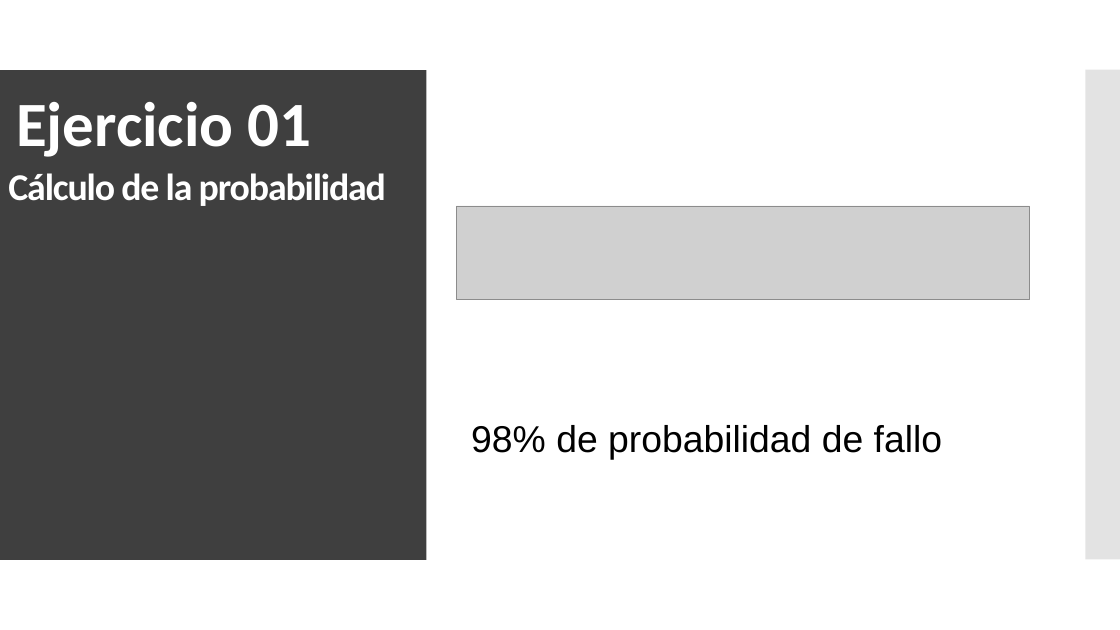
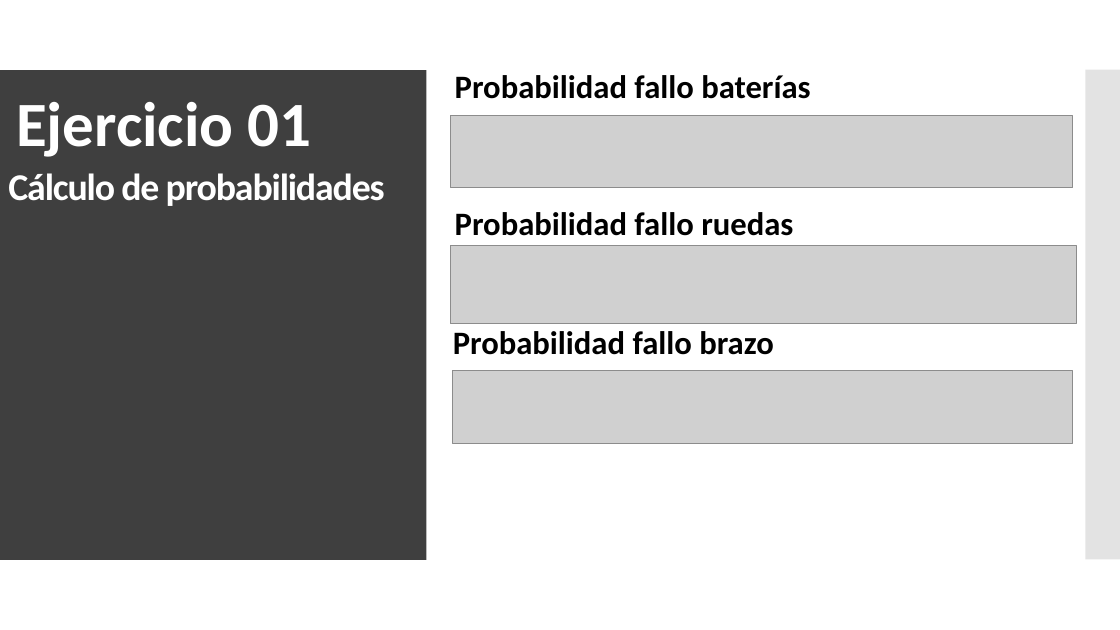
Before and after one commit to Juanfragar/Fiabilidad-y-gestion-de-riesgos, a slide deck: slide 4 of Práctica 3/PRESENTACION.pptx. Drawn at 1120x630 pixels with LibreOffice and Linux fonts; fonts in the diff are those of the drawing; grey boxes stand for pictures. Boxes give left, top, right and bottom in pixels: in the first picture for what was removed or moved away, otherwise in the second. Text is boxed around its words. In the diff, an @@ line names an element or a change of style, - is before the commit and + after.

```diff
--- a/Práctica 3/PRESENTACION.pptx
+++ b/Práctica 3/PRESENTACION.pptx
@@ text added at (455, 75, 810, 99), 28 pt, text #000000, bold @@
+Probabilidad fallo baterías
@@ picture added at (450, 116, 1073, 187) @@
@@ title at (8, 173, 385, 206): text changed @@
-Cálculo de la probabilidad
+Cálculo de probabilidades
@@ picture removed at (456, 206, 1029, 299) @@
@@ text added at (455, 212, 793, 236), 28 pt, text #000000, bold @@
+Probabilidad fallo ruedas
@@ picture added at (450, 245, 1076, 324) @@
@@ text added at (453, 331, 773, 355), 28 pt, text #000000, bold @@
+Probabilidad fallo brazo
@@ picture added at (453, 371, 1074, 443) @@
@@ text removed at (471, 425, 942, 459) @@
-98% de probabilidad de fallo
```
Also in this commit, not shown: 3 other slides changed, 1 other file.
